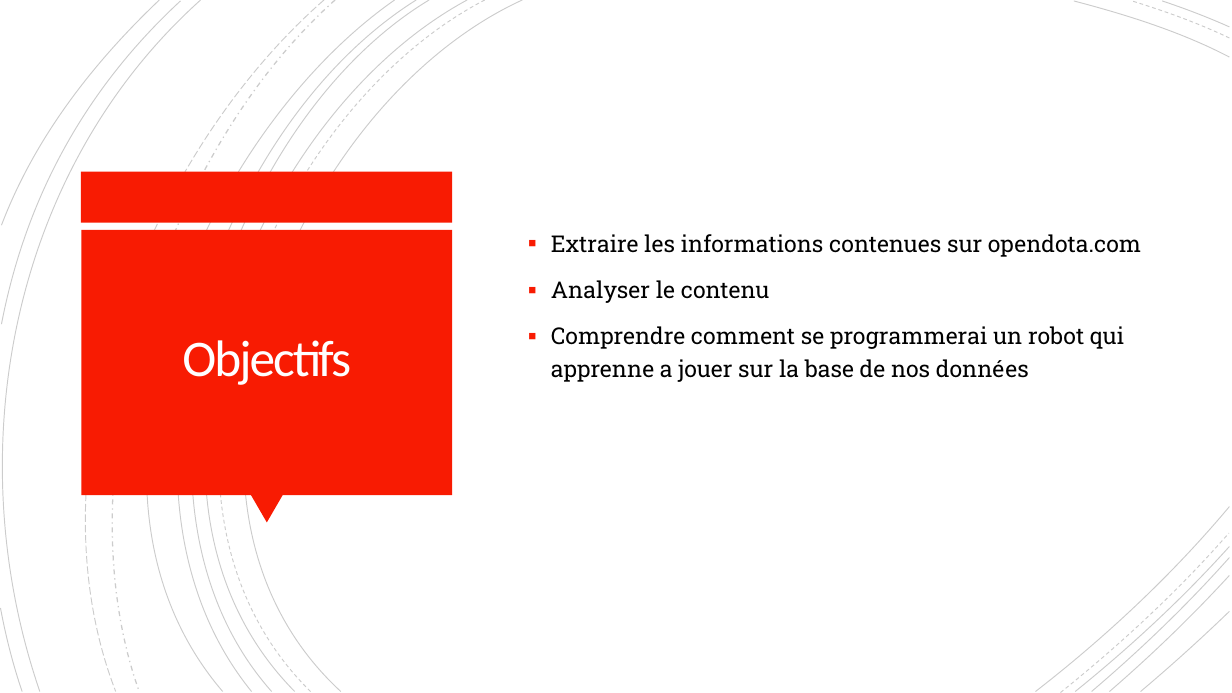
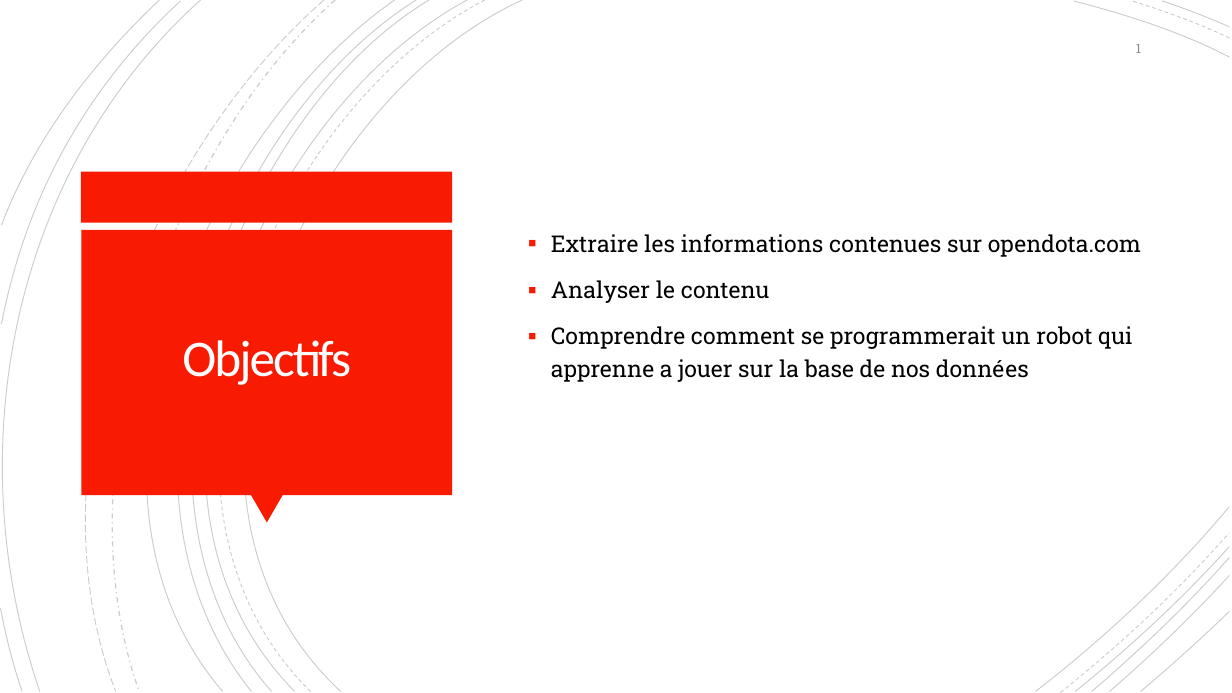
Before and after one commit to ACmagic/DotAI, a slide deck: slide 2 of midpres/dotai.pptx. Drawn at 1232x693 pixels with LibreOffice and Linux fonts; fonts in the diff are those of the drawing. Boxes give left, top, right and bottom in pixels: in the first picture for what was removed or moved away, otherwise in the second. Text is boxed around its words. In the diff, an @@ line names an element or a change of style, - is before the commit and + after.

```diff
--- a/midpres/dotai.pptx
+++ b/midpres/dotai.pptx
@@ page number added at (x1=1136, y1=44, x2=1141, y2=53), 10 pt, text #8C8C8C @@
+1
@@ text at (x1=551, y1=326, x2=1132, y2=382): text changed @@
-▪ Comprendre comment se programmerai un robot qui apprenne a jouer sur la base de nos données
+▪ Comprendre comment se programmerait un robot qui apprenne a jouer sur la base de nos données
```
Also in this commit, not shown: 7 other slides changed, 9 other files.
